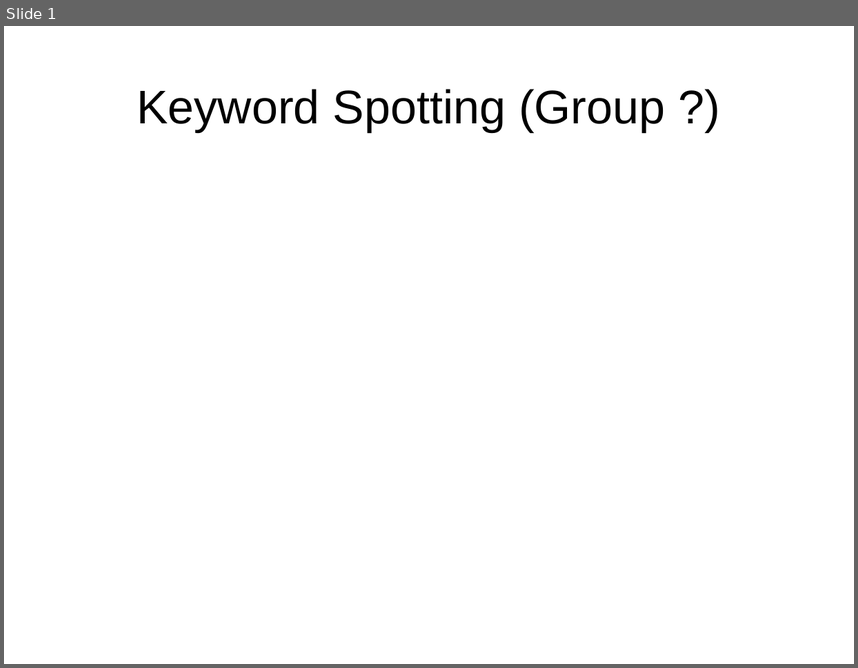
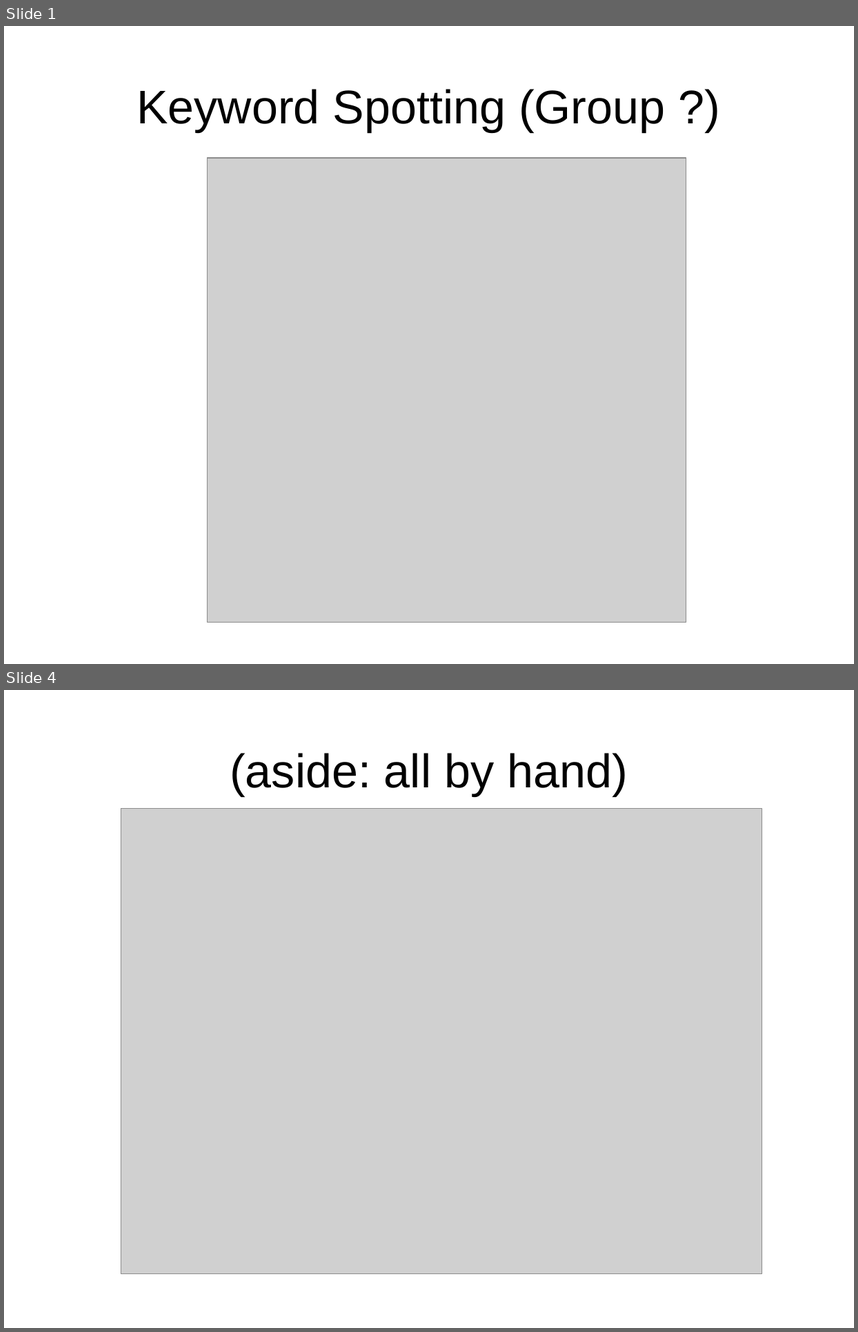
Before and after one commit to lukaszbinden/jmcs-pattern-recognition, a slide deck: Exercice_3/presentation.pptx. Shown one above the other, each under a label of ours: slide 1 before the commit, slides 1 and 4 after it; the slides between them are not shown. The pictures are 858x668 and 858x1332 pixels, drawn with LibreOffice and Linux fonts; fonts in the diff are those of the drawing; grey boxes stand for pictures. Boxes give left, top, right and bottom in pixels: in the first picture for what was removed or moved away, otherwise in the second. Text is boxed around its words. In the diff, an @@ line names an element or a change of style, - is before the commit and + after.

```diff
--- a/Exercice_3/presentation.pptx
+++ b/Exercice_3/presentation.pptx
@@ slide 4 added at bbox=[4, 690, 854, 1328], background #FFFFFF @@
@@ title added at bbox=[230, 753, 628, 796], 44 pt, text #000000 @@
+(aside: all by hand)
@@ picture added at bbox=[121, 809, 762, 1273] @@
@@ slide 1 changed as well @@
@@ picture added at bbox=[208, 158, 686, 622] @@
```
Also in this commit, not shown: 1 other slide changed, 10 other slides added, 5 slides removed.
